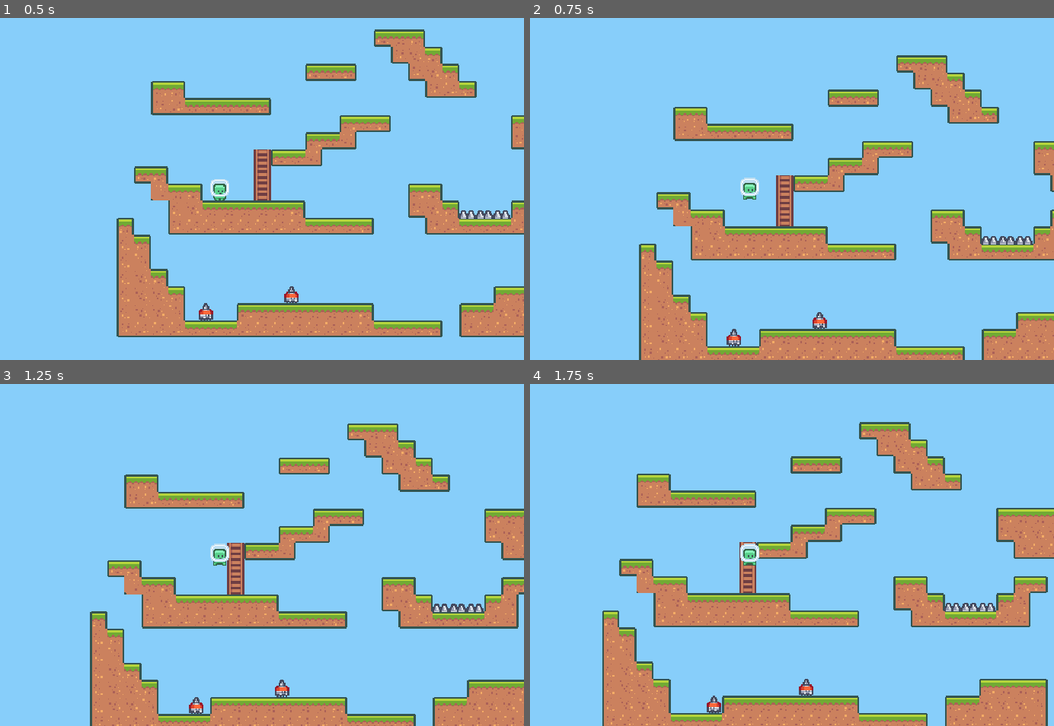
Above: before the commit, frames 1-4 (two rows, left to right).
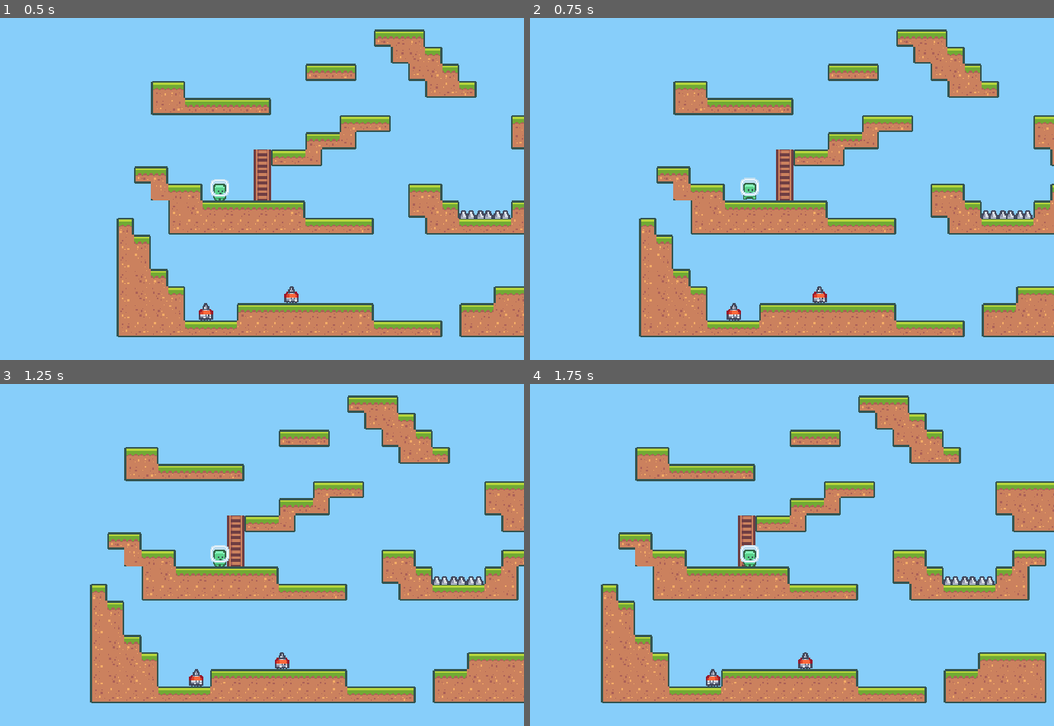
Above: after the commit, the same moments.

Repository: shnarazk/learn-godot
Game: Godot game, scene res://world.tscn
Two runs of this game, one before a commit and one after it. Both use one fixed random seed, a clock stepped at 60 frames per second and the inputs below.
Inputs:
- Up to frame 1 (0.5 s): no input
- Up to frame 2 (0.75 s): tap Enter (ui_accept) at 0.5, 0.6 s; hold Right (ui_right) from 0.53 s (still down)
- Up to frame 3 (1.25 s): keep holding Right (ui_right); tap Enter (ui_accept) at 0.77, 1.07 s
- Up to frame 4 (1.75 s): keep holding Right (ui_right); tap Enter (ui_accept) at 1.35, 1.52 s

Frame 1 is identical in both runs. In frame 2, 33% of the frame differs, in the area x 20-100%, y 3-100%; in frame 3, 35%; in frame 4, 36%, in the area x 13-100%, y 3-100%.

Commit message:
pixel-platformer: part 9 done + girl sprite

Diff:
--- a/pixel-platformer/default_player_movement_data.tres
+++ b/pixel-platformer/default_player_movement_data.tres
@@ -5,5 +5,6 @@
 [resource]
 script = ExtResource("1_l37qc")
 SPEED = 40.0
-JUMP_VELOCITY = 400.0
+JUMP_VELOCITY = 300.0
 AIR_BREAK = 0.25
+DOUBLE_JUMP = 1
--- /dev/null
+++ b/pixel-platformer/girl_sprite.tscn
@@ -0,0 +1,114 @@
+[gd_scene load_steps=15 format=3 uid="uid://br2asjjsn8ioa"]
+
+[ext_resource type="Texture2D" uid="uid://c08u7nhj4x2tc" path="res://yuhina002.png" id="1_i04oc"]
+
+[sub_resource type="AtlasTexture" id="AtlasTexture_8hb22"]
+atlas = ExtResource("1_i04oc")
+region = Rect2(0, 0, 32, 32)
+
+[sub_resource type="AtlasTexture" id="AtlasTexture_l6jmq"]
+atlas = ExtResource("1_i04oc")
+region = Rect2(32, 0, 32, 32)
+
+[sub_resource type="AtlasTexture" id="AtlasTexture_u3mgf"]
+atlas = ExtResource("1_i04oc")
+region = Rect2(64, 0, 32, 32)
+
+[sub_resource type="AtlasTexture" id="AtlasTexture_4841t"]
+atlas = ExtResource("1_i04oc")
+region = Rect2(0, 32, 32, 32)
+
+[sub_resource type="AtlasTexture" id="AtlasTexture_erfsx"]
+atlas = ExtResource("1_i04oc")
+region = Rect2(32, 32, 32, 32)
+
+[sub_resource type="AtlasTexture" id="AtlasTexture_e7an7"]
+atlas = ExtResource("1_i04oc")
+region = Rect2(64, 32, 32, 32)
+
+[sub_resource type="AtlasTexture" id="AtlasTexture_6vr7d"]
+atlas = ExtResource("1_i04oc")
+region = Rect2(0, 64, 32, 32)
+
+[sub_resource type="AtlasTexture" id="AtlasTexture_b6ao3"]
+atlas = ExtResource("1_i04oc")
+region = Rect2(32, 64, 32, 32)
+
+[sub_resource type="AtlasTexture" id="AtlasTexture_43gmk"]
+atlas = ExtResource("1_i04oc")
+region = Rect2(64, 64, 32, 32)
+
+[sub_resource type="AtlasTexture" id="AtlasTexture_ihc8c"]
+atlas = ExtResource("1_i04oc")
+region = Rect2(0, 96, 32, 32)
+
+[sub_resource type="AtlasTexture" id="AtlasTexture_hl8ci"]
+atlas = ExtResource("1_i04oc")
+region = Rect2(32, 96, 32, 32)
+
+[sub_resource type="AtlasTexture" id="AtlasTexture_2wgta"]
+atlas = ExtResource("1_i04oc")
+region = Rect2(64, 96, 32, 32)
+
+[sub_resource type="SpriteFrames" id="SpriteFrames_g25he"]
+animations = [{
+"frames": [{
+"duration": 1.0,
+"texture": SubResource("AtlasTexture_8hb22")
+}, {
+"duration": 1.0,
+"texture": SubResource("AtlasTexture_l6jmq")
+}, {
+"duration": 1.0,
+"texture": SubResource("AtlasTexture_u3mgf")
+}],
+"loop": true,
+"name": &"down",
+"speed": 5.0
+}, {
+"frames": [{
+"duration": 1.0,
+"texture": SubResource("AtlasTexture_4841t")
+}, {
+"duration": 1.0,
+"texture": SubResource("AtlasTexture_erfsx")
+}, {
+"duration": 1.0,
+"texture": SubResource("AtlasTexture_e7an7")
+}],
+"loop": true,
+"name": &"left",
+"speed": 5.0
+}, {
+"frames": [{
+"duration": 1.0,
+"texture": SubResource("AtlasTexture_6vr7d")
+}, {
+"duration": 1.0,
+"texture": SubResource("AtlasTexture_b6ao3")
+}, {
+"duration": 1.0,
+"texture": SubResource("AtlasTexture_43gmk")
+}],
+"loop": true,
+"name": &"right",
+"speed": 5.0
+}, {
+"frames": [{
+"duration": 1.0,
+"texture": SubResource("AtlasTexture_ihc8c")
+}, {
+"duration": 1.0,
+"texture": SubResource("AtlasTexture_hl8ci")
+}, {
+"duration": 1.0,
+"texture": SubResource("AtlasTexture_2wgta")
+}],
+"loop": true,
+"name": &"up",
+"speed": 5.0
+}]
+
+[node name="girlSprite" type="AnimatedSprite2D"]
+sprite_frames = SubResource("SpriteFrames_g25he")
+animation = &"up"
--- a/pixel-platformer/player.gd
+++ b/pixel-platformer/player.gd
@@ -9,12 +9,25 @@
 @onready
 var animatedSprite: Node = $AnimatedSprite2D
 @onready
+var girlSprite: Node = $girlSprite
+@onready
 var ladderCheck: Node = $LadderCheck
+@onready
+var jump_buffer_timer: Node = $JumpBufferTimer
+@onready
+var coyote_jump_timer: Node = $CoyoteJumpTimer
 
 var state: State = State.MOVE
+var double_jump: int
+var buffered_jump: bool = false
+var coyote_jump: bool = false
 
 # Get the gravity from the project settings to be synced with RigidBody nodes.
 var gravity: float = ProjectSettings.get_setting("physics/2d/default_gravity")
+
+func _ready() -> void:
+	# moveData = load("res://default_player_movement_data.tres")
+	double_jump = moveData.DOUBLE_JUMP
 
 func _physics_process(delta) -> void:
 	var input: Vector2 = Vector2(Input.get_axis("ui_left", "ui_right"), Input.get_axis("ui_up", "ui_down"))
@@ -30,7 +43,8 @@
 func move_state(delta: float, input: Vector2) -> void:
 	if is_on_ladder() and 0 != input.y:
 		state = State.CLIMB
-	var was_in_air: bool = false
+	var was_in_air: bool = not is_on_floor()
+	var was_on_floor: bool = is_on_floor()
 	if input.length() != 0:
 		velocity.x = input.x * moveData.SPEED
 		animatedSprite.animation = "Run"
@@ -39,20 +53,43 @@
 		velocity.x = move_toward(velocity.x, 0, moveData.SPEED)
 		animatedSprite.animation = "Idle"
 	if is_on_floor():
-		if Input.is_action_just_pressed("ui_accept"):
+		double_jump = moveData.DOUBLE_JUMP
+	if is_on_floor() or coyote_jump:
+		if Input.is_action_just_pressed("ui_up") or buffered_jump:
 			velocity.y = -moveData.JUMP_VELOCITY
+			buffered_jump = false
 	else:
-		was_in_air = true
 		velocity.y += gravity * delta
-		if Input.is_action_just_released("ui_accept") and velocity.y < -10.0:
+		if Input.is_action_just_released("ui_up") and velocity.y < -10.0:
 			velocity.y *= moveData.AIR_BREAK
+		if Input.is_action_just_pressed("ui_up"):
+			if 0 < double_jump:
+				velocity.y = -moveData.JUMP_VELOCITY
+				double_jump -= 1
+			else:
+				buffered_jump = true
+				jump_buffer_timer.start()
+
 	move_and_slide()
+	var just_left_ground: bool = not is_on_floor() and was_on_floor
+	if just_left_ground and 0 <= velocity.y:
+		coyote_jump = true
+		coyote_jump_timer.start()
 	if was_in_air:
 		if is_on_floor():
 			animatedSprite.animation = "Run"
 			animatedSprite.frame = 1
 		else:
 			animatedSprite.animation = "Jump"
+	if 0 < input.length():
+		if 0 < velocity.x:
+			girlSprite.play( "right")
+		elif velocity.x < 0:
+			girlSprite.play("left")
+		elif 0 < velocity.y:
+			girlSprite.play("down")
+		elif velocity.y < 0:
+			girlSprite.play("up")
 
 func climb_state(_delta: float, input: Vector2) -> void:
 	if not is_on_ladder():
@@ -63,3 +100,9 @@
 		animatedSprite.animation = "Run"
 	else:
 		animatedSprite.animation = "Idle"
+
+func _on_jump_buffer_timer_timeout():
+	buffered_jump = false
+
+func _on_coyote_jump_timer_timeout():
+	coyote_jump = false
--- a/pixel-platformer/player.tscn
+++ b/pixel-platformer/player.tscn
@@ -1,8 +1,9 @@
-[gd_scene load_steps=10 format=3 uid="uid://digd7p4lmoinv"]
+[gd_scene load_steps=11 format=3 uid="uid://digd7p4lmoinv"]
 
 [ext_resource type="Texture2D" uid="uid://qfv1y0httbqy" path="res://characters_packed.png" id="1_82s7s"]
 [ext_resource type="Script" path="res://player.gd" id="1_yogxm"]
 [ext_resource type="Resource" uid="uid://bjnmijwhmf4s0" path="res://default_player_movement_data.tres" id="2_hn3og"]
+[ext_resource type="PackedScene" uid="uid://br2asjjsn8ioa" path="res://girl_sprite.tscn" id="4_sh67b"]
 
 [sub_resource type="AtlasTexture" id="AtlasTexture_4t7xm"]
 atlas = ExtResource("1_82s7s")
@@ -77,3 +78,21 @@
 hit_from_inside = true
 collide_with_areas = true
 collide_with_bodies = false
+
+[node name="JumpBufferTimer" type="Timer" parent="."]
+wait_time = 0.1
+one_shot = true
+
+[node name="girlSprite" parent="." instance=ExtResource("4_sh67b")]
+visible = false
+position = Vector2(0, -4)
+animation = &"down"
+
+[node name="CoyoteJumpTimer" type="Timer" parent="."]
+wait_time = 0.2
+one_shot = true
+
+[connection signal="timeout" from="JumpBufferTimer" to="." method="_on_jump_buffer_timer_timeout"]
+[connection signal="timeout" from="CoyoteJumpTimer" to="." method="_on_coyote_jump_timer_timeout"]
+
+[editable path="girlSprite"]
--- a/pixel-platformer/player_movement_data.gd
+++ b/pixel-platformer/player_movement_data.gd
@@ -1,9 +1,15 @@
 extends Resource
 class_name PlayerMovementData
 
+## walking speed
 @export
 var SPEED         : float = 40.0
+## lifting power by jumping
 @export
-var JUMP_VELOCITY : float = 400.0
+var JUMP_VELOCITY : float = 300.0
+## negative force power applied when jump button is released
 @export
 var AIR_BREAK     : float = 0.25
+## the number of jump in air
+@export
+var DOUBLE_JUMP   : int   = 0
Binary file added: pixel-platformer/yuhina002.png
Not shown, added: pixel-platformer/yuhina002.png.import
